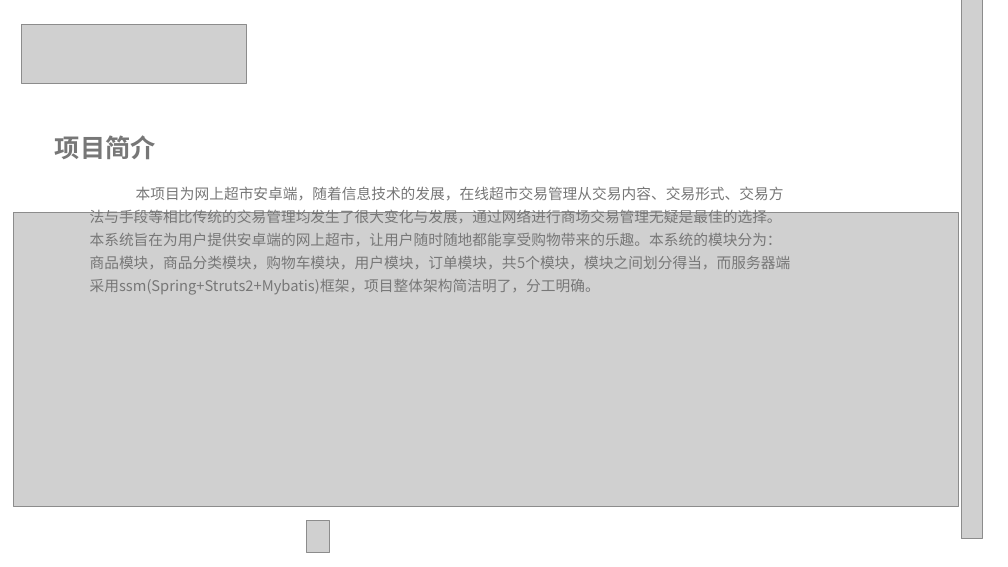
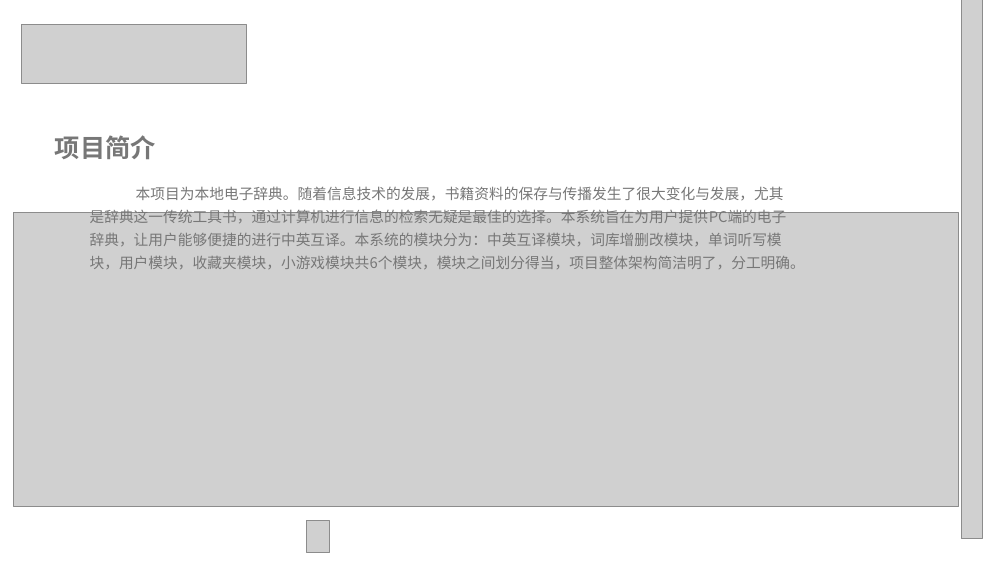
Before and after one commit to CC1AH/SummerTraining, a slide deck: slide 2 of 项目答辩总ppt.pptx. Drawn at 1008x567 pixels with LibreOffice and Linux fonts; fonts in the diff are those of the drawing; grey boxes stand for pictures; background and template pictures are left out. Boxes give left, top, right and bottom in pixels: in the first picture for what was removed or moved away, otherwise in the second. Text is boxed around its words. In the diff, an @@ line names an element or a change of style, - is before the commit and + after.

```diff
--- a/项目答辩总ppt.pptx
+++ b/项目答辩总ppt.pptx
@@ text at (90,186,805,269): text changed @@
-本项目为网上超市安卓端，随着信息技术的发展，在线超市交易管理从交易内容、交易形式、交易方法与手段等相比传统的交易管理均发生了很大变化与发展，通过网络进行商场交易管理无疑是最佳的选择。本系统旨在为用户提供安卓端的网上超市，让用户随时随地都能享受购物带来的乐趣。本系统的模块分为：商品模块，商品分类模块，购物车模块，用户模块，订单模块，共5个模块，模块之间划分得当，而服务器端采用ssm(Spring+Struts2+Mybatis)框架，项目整体架构简洁明了，分工明确。
+本项目为本地电子辞典。随着信息技术的发展，书籍资料的保存与传播发生了很大变化与发展，尤其是辞典这一传统工具书，通过计算机进行信息的检索无疑是最佳的选择。本系统旨在为用户提供PC端的电子辞典，让用户能够便捷的进行中英互译。本系统的模块分为：中英互译模块，词库增删改模块，单词听写模块，用户模块，收藏夹模块，小游戏模块共6个模块，模块之间划分得当，项目整体架构简洁明了，分工明确。
```
Also in this commit, not shown: 2 other slides changed, 2 slides added.
